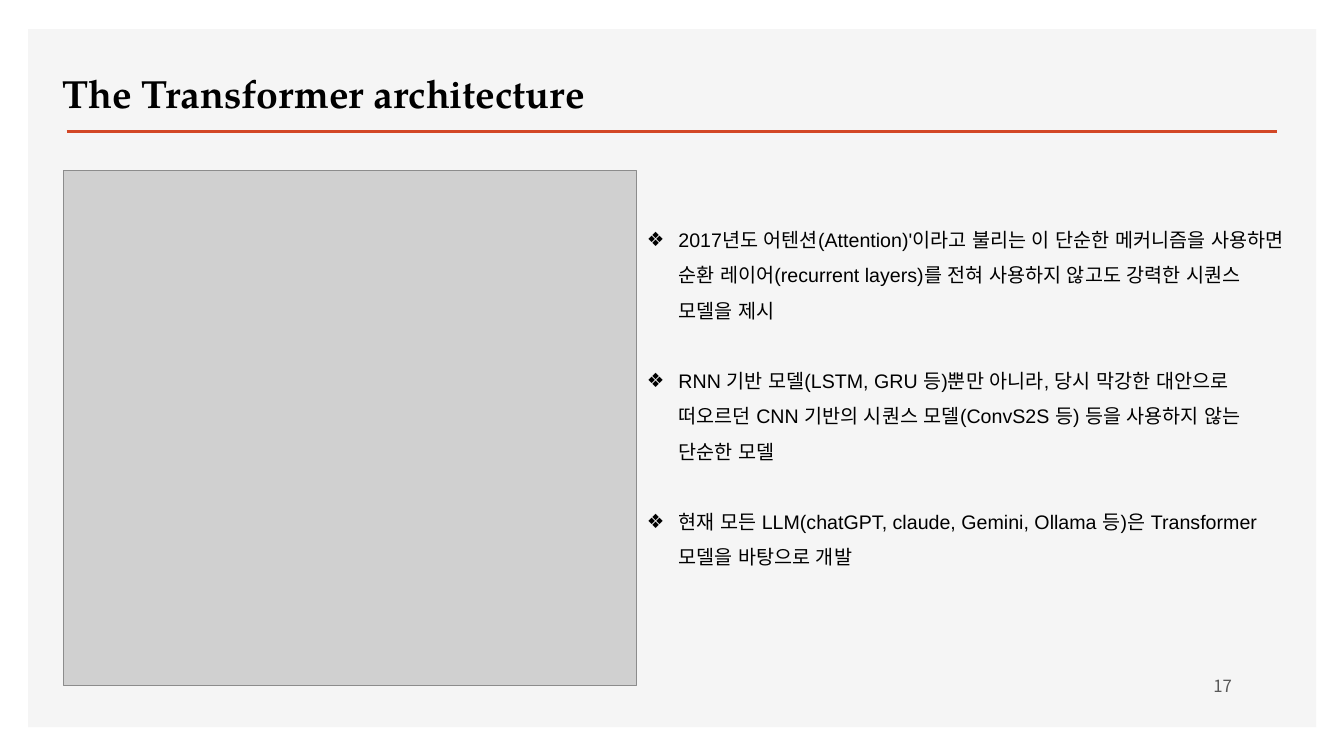
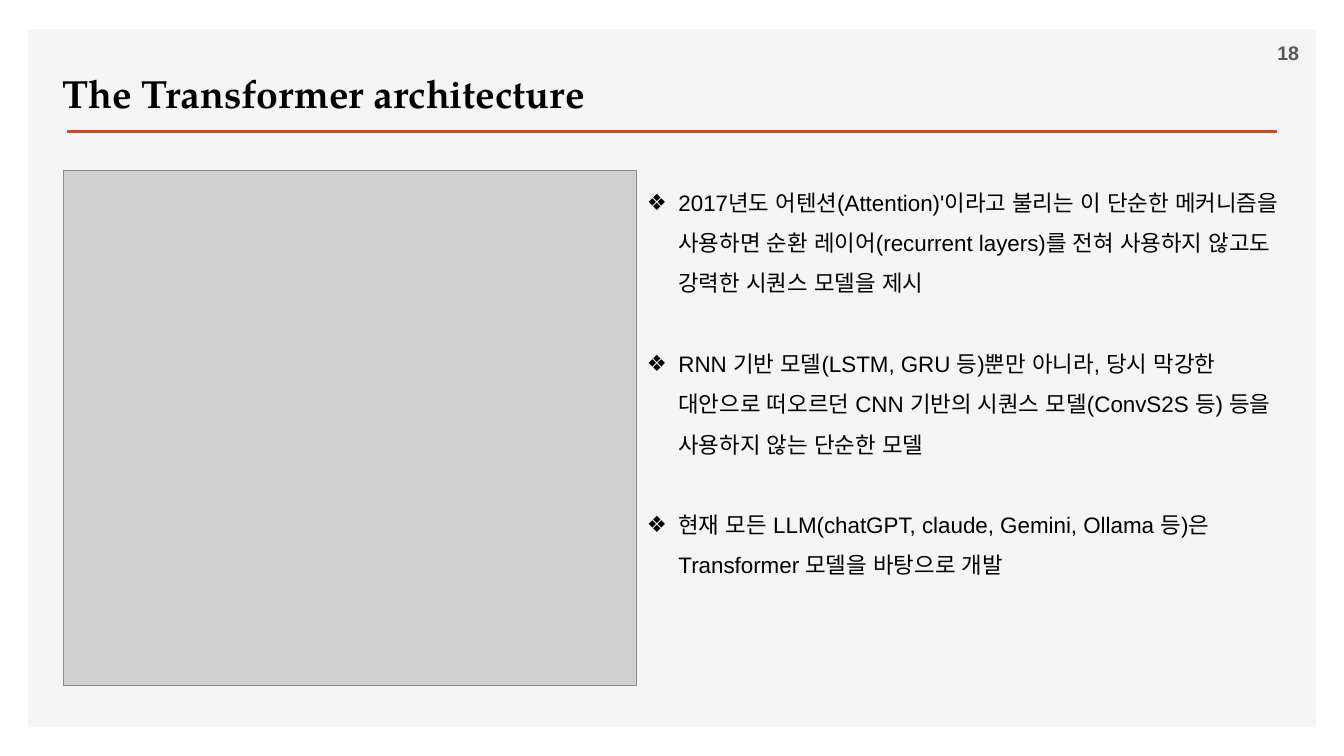
Before and after one commit to ancestor9/2026_Fall_Deep-Learning-with-Python, a slide deck: slide 18 of Chapter 15 Language models and the Transformer.pptx (slide 17 before the commit). Drawn at 1344x756 pixels with LibreOffice and Linux fonts; fonts in the diff are those of the drawing; grey boxes stand for pictures; background and template pictures are left out. Boxes give left, top, right and bottom in pixels: in the first picture for what was removed or moved away, otherwise in the second. Text is boxed around its words. In the diff, an @@ line names an element or a change of style, - is before the commit and + after.

```diff
--- a/Chapter 15 Language models and the Transformer.pptx
+++ b/Chapter 15 Language models and the Transformer.pptx
@@ page number added at (1277,46,1299,60), 14 pt, text #595959, bold @@
+18
@@ text "2017년도 어텐션(Attention)'이라고 불리는 이 단순한 ...": place and size @@
-text "2017년도 어텐션(Attention)'이라고 불리는 이 단순한 ..." at (678,230,1283,566)
+text "2017년도 어텐션(Attention)'이라고 불리는 이 단순한 ..." at (678,192,1278,575)
@@ text "2017년도 어텐션(Attention)'이라고 불리는 이 단순한 ..." at (678,192,1278,575): size 14 to 16 pt @@
@@ page number removed at (1213,679,1232,692) @@
-17
```
Also in this commit, not shown: 12 other slides changed, 4 slides added, 3 slides removed.
